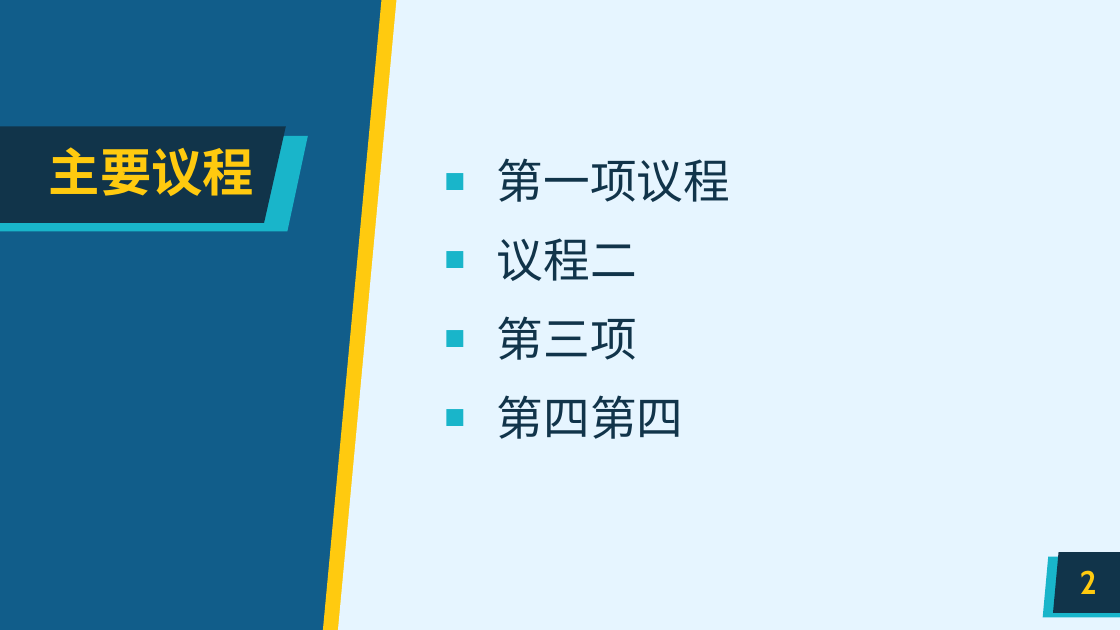
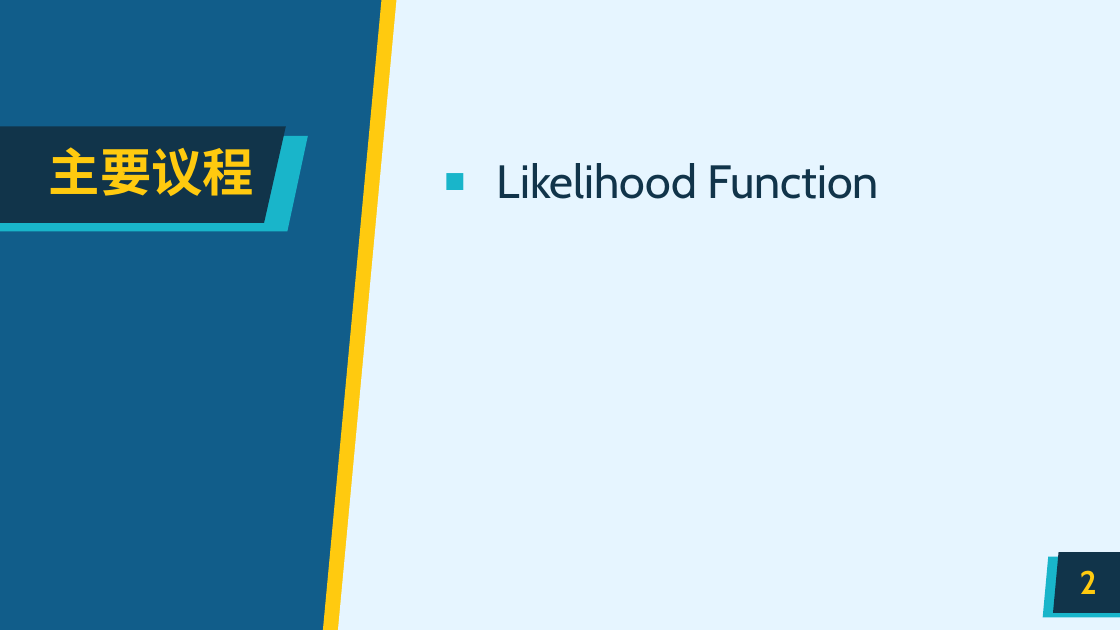
Before and after one commit to expecto347/GLAC_Lab, a slide deck: slide 2 of 组会PPT/USTC_PPT模板001.pptx. Drawn at 1120x630 pixels with LibreOffice and Linux fonts; fonts in the diff are those of the drawing; background and template pictures are left out. Boxes give left, top, right and bottom in pixels: in the first picture for what was removed or moved away, otherwise in the second. Text is boxed around its words. In the diff, an @@ line names an element or a change of style, - is before the commit and + after.

```diff
--- a/组会PPT/USTC_PPT模板001.pptx
+++ b/组会PPT/USTC_PPT模板001.pptx
@@ text at (497, 163, 880, 199): text changed @@
-■ 第一项议程
-■ 议程二
-■ 第三项
-■ 第四第四
+■ Likelihood Function
```
Also in this commit, not shown: 6 other slides changed, 1 slide added, 3 slides removed, 8 other files.
